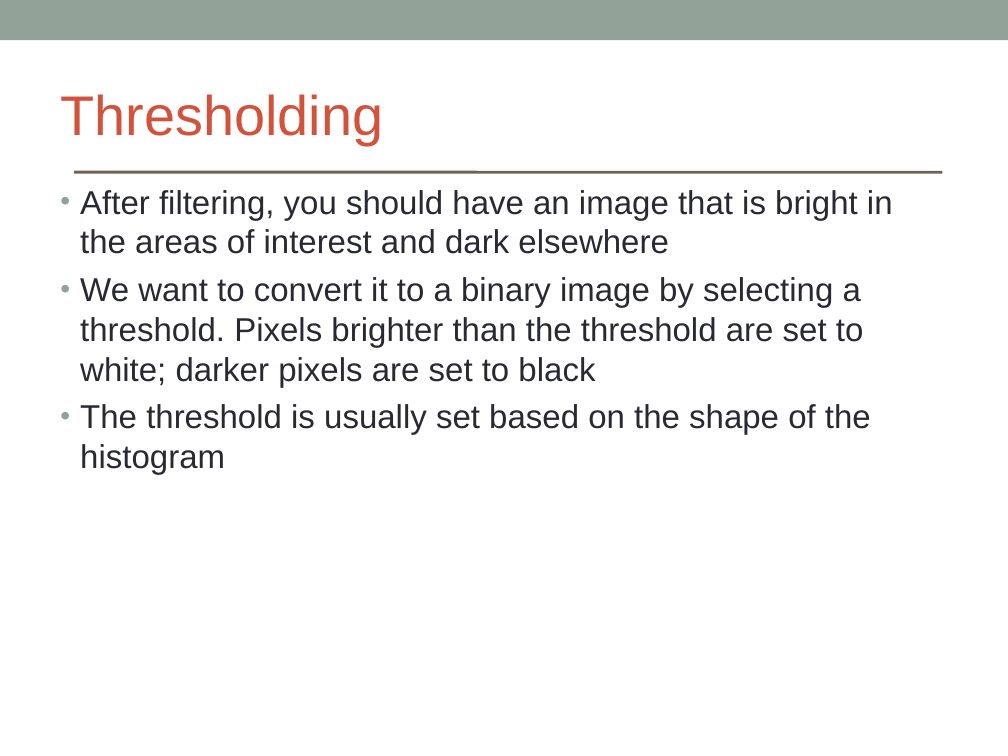
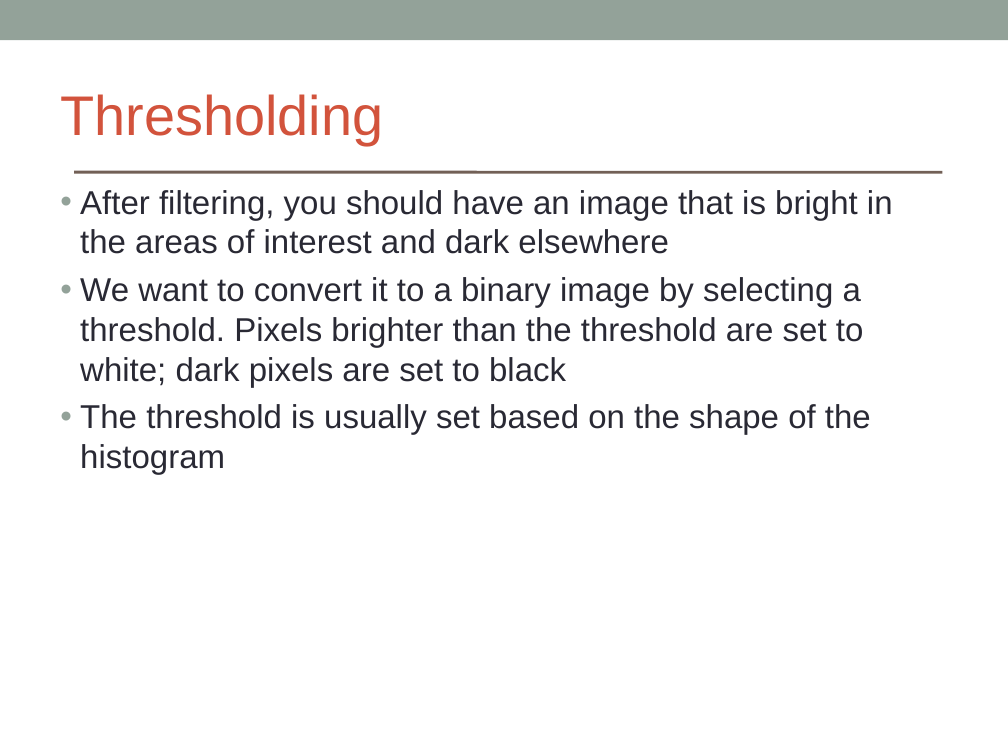
Before and after one commit to brikeats/Image-Analysis-in-Python, a slide deck: slide 14 of ImageAnalysisPython.ppt. Drawn at 1008x756 pixels with LibreOffice and Linux fonts; fonts in the diff are those of the drawing. Boxes give left, top, right and bottom in pixels: in the first picture for what was removed or moved away, otherwise in the second. Text is boxed around its words. In the diff, an @@ line names an element or a change of style, - is before the commit and + after.

```diff
--- a/ImageAnalysisPython.ppt
+++ b/ImageAnalysisPython.ppt
@@ text at bbox=[80, 277, 863, 387]: text changed @@
-• We want to convert it to a binary image by selecting a threshold. Pixels brighter than the threshold are set to white; darker pixels are set to black
+• We want to convert it to a binary image by selecting a threshold. Pixels brighter than the threshold are set to white; dark pixels are set to black
```
Also in this commit, not shown: 6 other slides changed, 2 other files.
